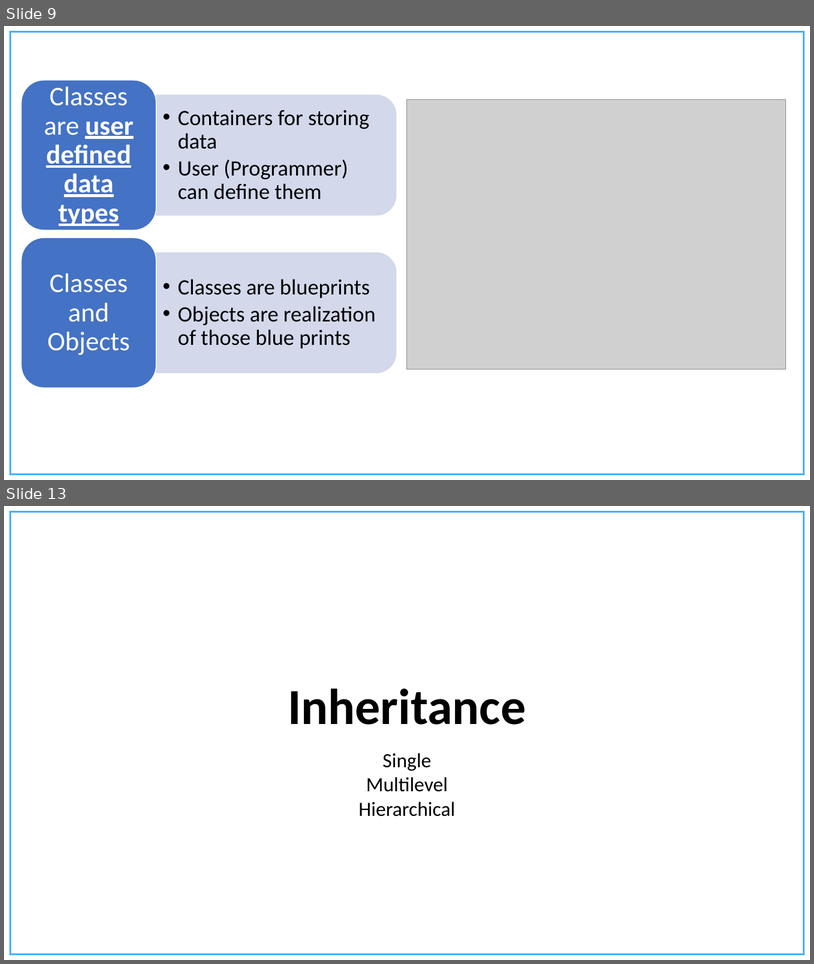
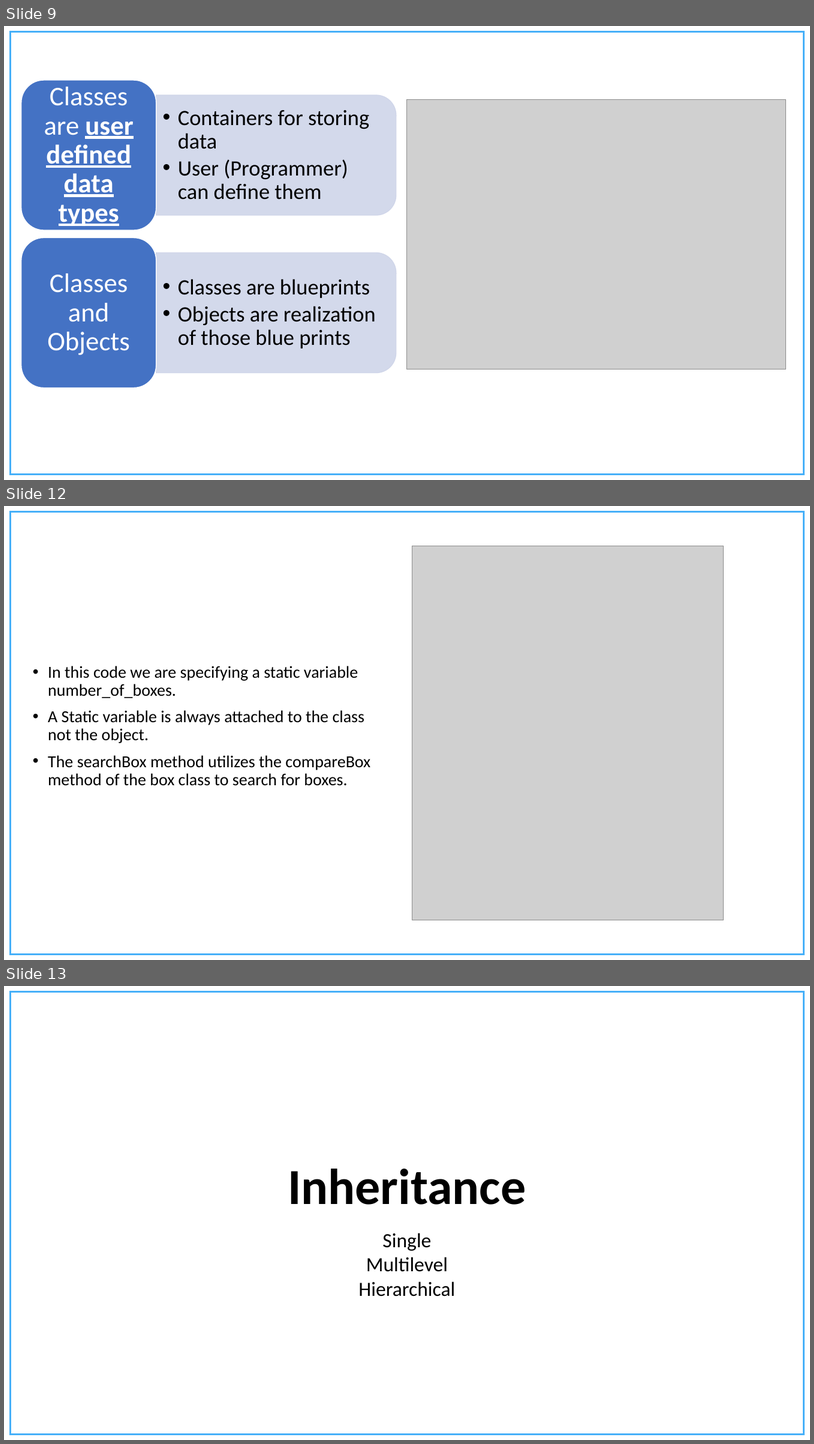
Before and after one commit to chandanNapster/PythonDevWork, a slide deck: Course Material/Presentations/Functions and Classes.pptx. Shown one above the other, each under a label of ours: slides 9 and 13 before the commit, slides 9, 12 and 13 after it; the slides between them are not shown. The pictures are 814x964 and 814x1444 pixels, drawn with LibreOffice and Linux fonts; fonts in the diff are those of the drawing; grey boxes stand for pictures; background and template pictures are left out. Boxes give left, top, right and bottom in pixels: in the first picture for what was removed or moved away, otherwise in the second. Text is boxed around its words. In the diff, an @@ line names an element or a change of style, - is before the commit and + after.

```diff
--- a/Course Material/Presentations/Functions and Classes.pptx
+++ b/Course Material/Presentations/Functions and Classes.pptx
@@ slide 12 added at bbox=[4, 506, 810, 960], background #FFFFFF; not listed: 1 template element that a slide beside it also shows @@
@@ picture added at bbox=[413, 546, 724, 920] @@
@@ text added at bbox=[48, 666, 371, 786], 20 pt, text #000000 @@
+• In this code we are specifying a static variable number_of_boxes.
+• A Static variable is always attached to the class not the object.
+• The searchBox method utilizes the compareBox method of the box class to search for boxes.
```
Also in this commit, not shown: 8 other slides added, 10 slides removed, 15 other files.
